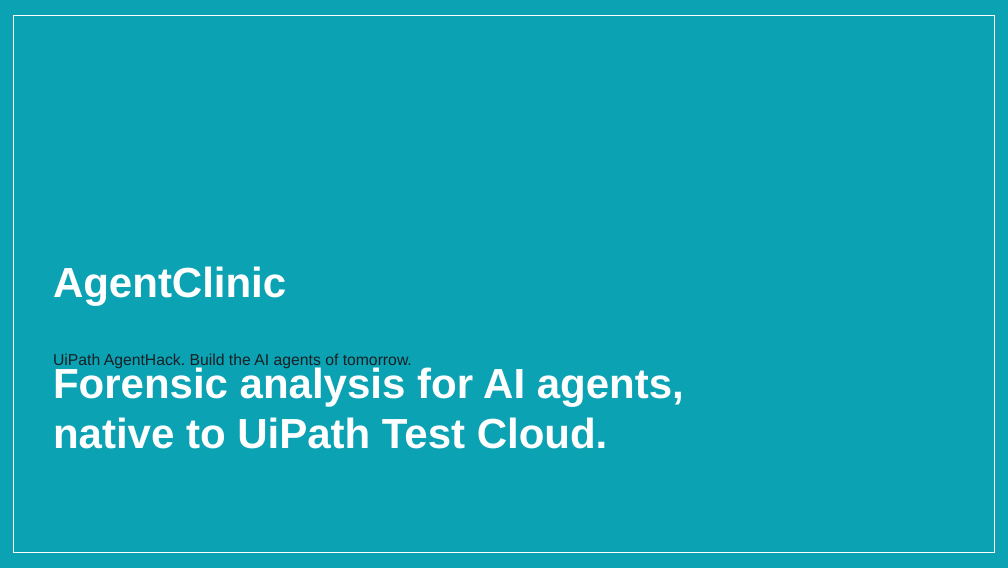
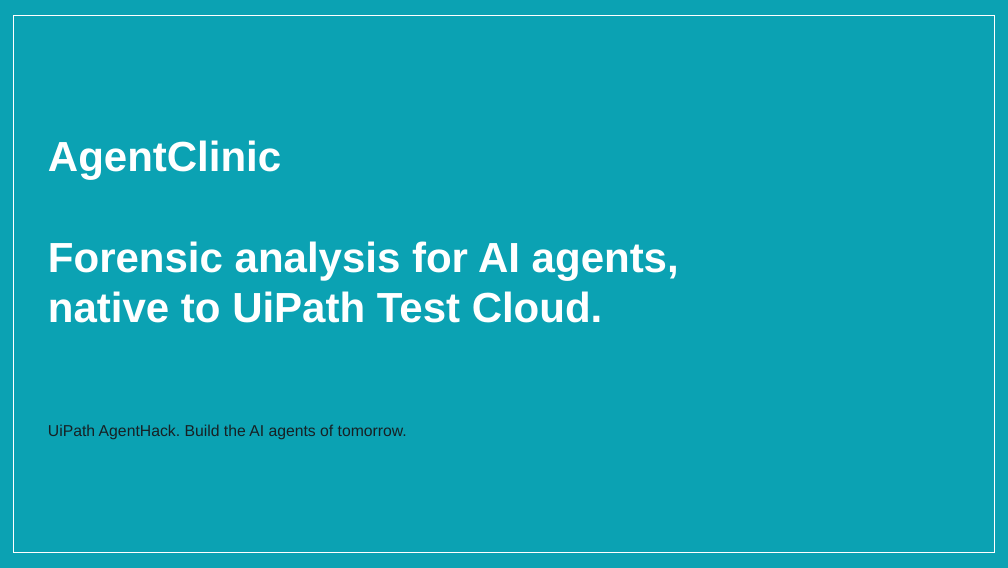
Before and after one commit to rainingsnow0914tw-ship-it/agentclinic, a slide deck: slide 1 of docs/Submission deck - AgentClinic.pptx. Drawn at 1008x568 pixels with LibreOffice and Linux fonts; fonts in the diff are those of the drawing; background and template pictures are left out. Boxes give left, top, right and bottom in pixels: in the first picture for what was removed or moved away, otherwise in the second. Text is boxed around its words. In the diff, an @@ line names an element or a change of style, - is before the commit and + after.

```diff
--- a/docs/Submission deck - AgentClinic.pptx
+++ b/docs/Submission deck - AgentClinic.pptx
@@ title "AgentClinic": place and size @@
-title "AgentClinic" at (53,266,684,449)
+title "AgentClinic" at (48,140,679,323)
@@ text "UiPath AgentHack. Build the AI ...": place and size @@
-text "UiPath AgentHack. Build the AI ..." at (53,353,412,369)
+text "UiPath AgentHack. Build the AI ..." at (48,424,407,439)
```
Also in this commit, not shown: 3 other slides changed, 12 other files.
